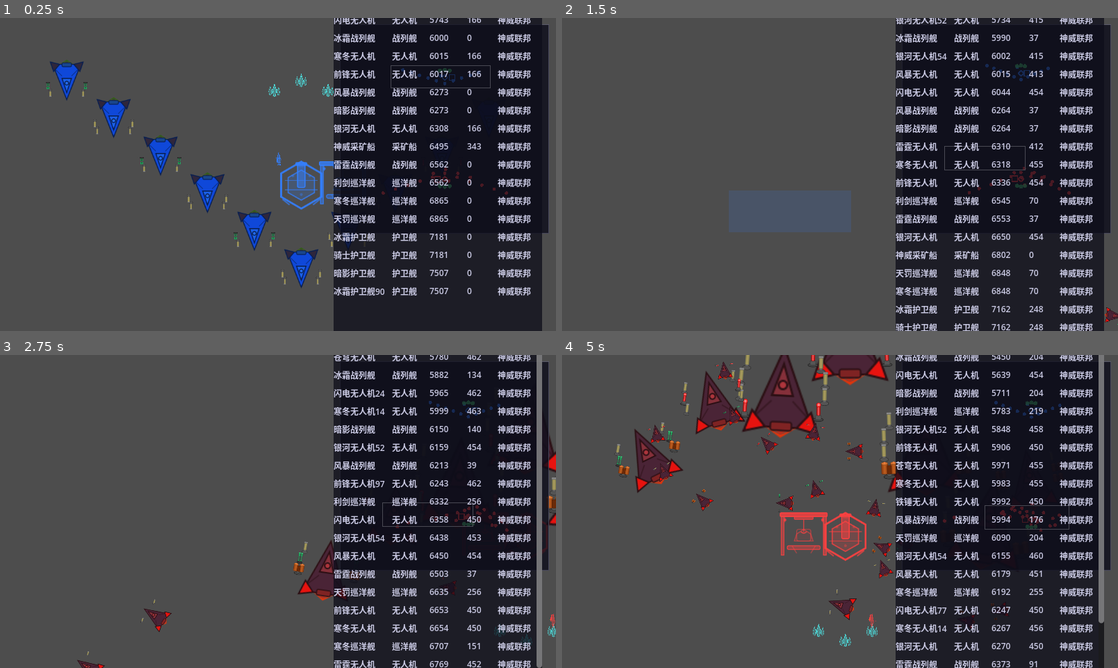
Above: before the commit, frames 1-4 (two rows, left to right).
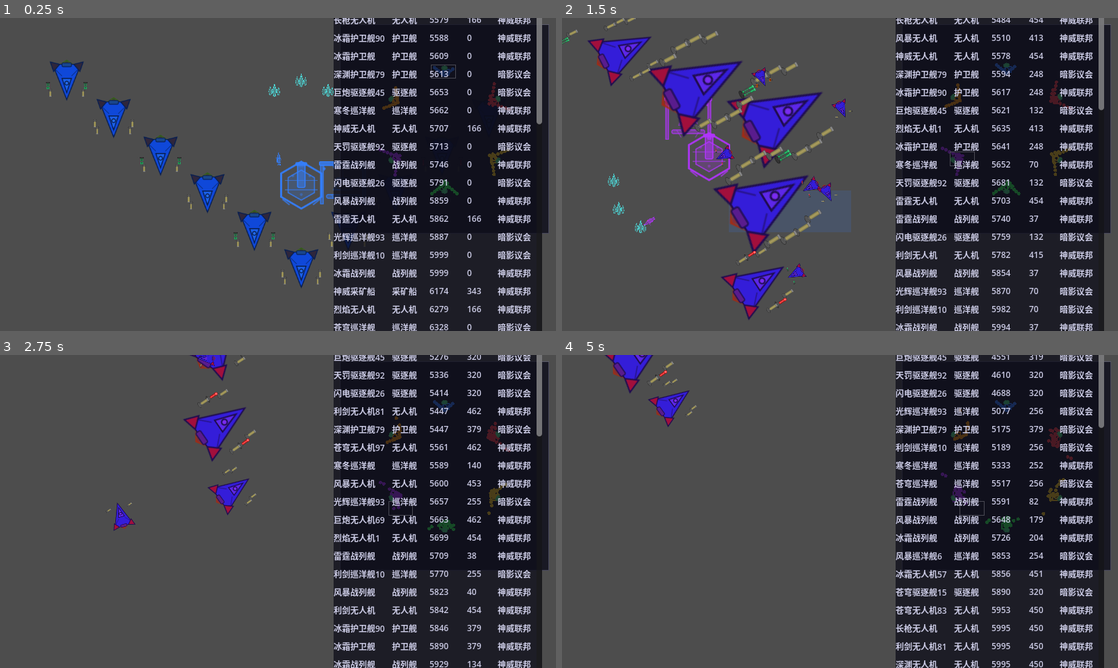
Above: after the commit, the same moments.

Repository: ZhanXuzhao/SpaceRTS
Game: Godot game, scene res://scenes/main.tscn
Two runs of this game, one before a commit and one after it. Both use one fixed random seed, a clock stepped at 60 frames per second and the inputs below.
Inputs (mouse positions are in pixels of both pictures, inside the frame that each line leads up to):
- Up to frame 1 (0.25 s): no input
- Up to frame 2 (1.5 s): tap Enter at 0.5 s; move the mouse to (962, 158) at 0.52 s; hold W 0.53-1.25 s; tap Z at 0.6 s; click (962, 158) at 0.67 s; drag from (728, 190) to (1095, 315) at 1.27 s
- Up to frame 3 (2.75 s): move the mouse to (333, 442) at 2.02 s; hold W from 2.03 s (still down); tap C at 2.1 s
- Up to frame 4 (5 s): release W at 2.75 s; drag from (812, 574) to (1045, 536) at 2.77 s; move the mouse to (1006, 558) at 3.52 s; hold A 3.53-4.25 s; tap B at 3.6 s; drag from (673, 464) to (1117, 630) at 4.27 s

The runs differ from the first frame. In frame 1, 5.8% of the frame differs, in the area x 60-98%, y 0-100%; in frame 2, 15%, in the area x 0-100%, y 0-100%; in frame 3, 8.9%; in frame 4, 15%.

Commit message:
建筑部署改为每秒增量HP/护盾逻辑

Diff:
--- a/game_config.gd
+++ b/game_config.gd
@@ -177,5 +177,5 @@
 static var f2 = [0, 2, 4, 2, 1]
 static var f3 = [0, 2, 2, 4, 1]
 static var f4 = [0, 2, 2, 2, 4]
-static var faction_config: Array = [player,f0]
+static var faction_config: Array = [player,f0,f0,f0,f0,f0]
 # static var faction_config: Array = [player,f0]
--- a/scripts/building.gd
+++ b/scripts/building.gd
@@ -170,18 +170,18 @@
 
 
 func _process(delta: float) -> void:
-	# 部署状态：HP/护盾随时间同步增长
+	# 部署状态：HP/护盾每秒增加 max/建造时间
 	if _is_deploying:
 		_deploy_timer -= delta
-		var progress = 1.0 - (_deploy_timer / _deploy_duration)
-		progress = clamp(progress, 0.0, 1.0)
-		shield = max_shield * progress
-		hull = max_hull * progress
+		var hull_rate = max_hull / _deploy_duration
+		var shield_rate = max_shield / _deploy_duration
+		hull = min(max_hull, hull + hull_rate * delta)
+		shield = min(max_shield, shield + shield_rate * delta)
 		queue_redraw()
 		if _deploy_timer <= 0.0:
 			_is_deploying = false
+			hull = max_hull
 			shield = max_shield
-			hull = max_hull
 		return  # 部署期间不进行护盾恢复
 
 	# 护盾恢复
